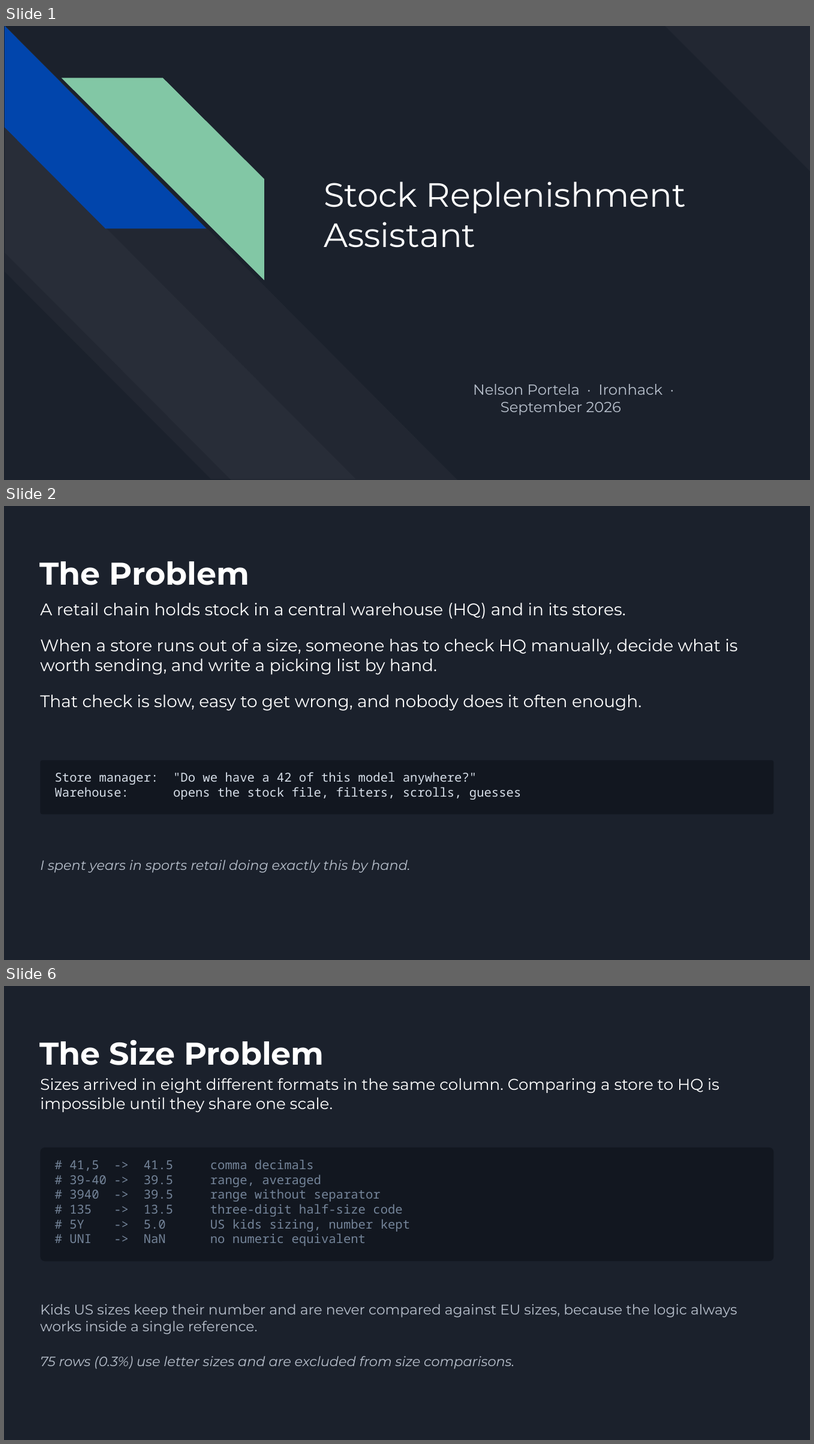
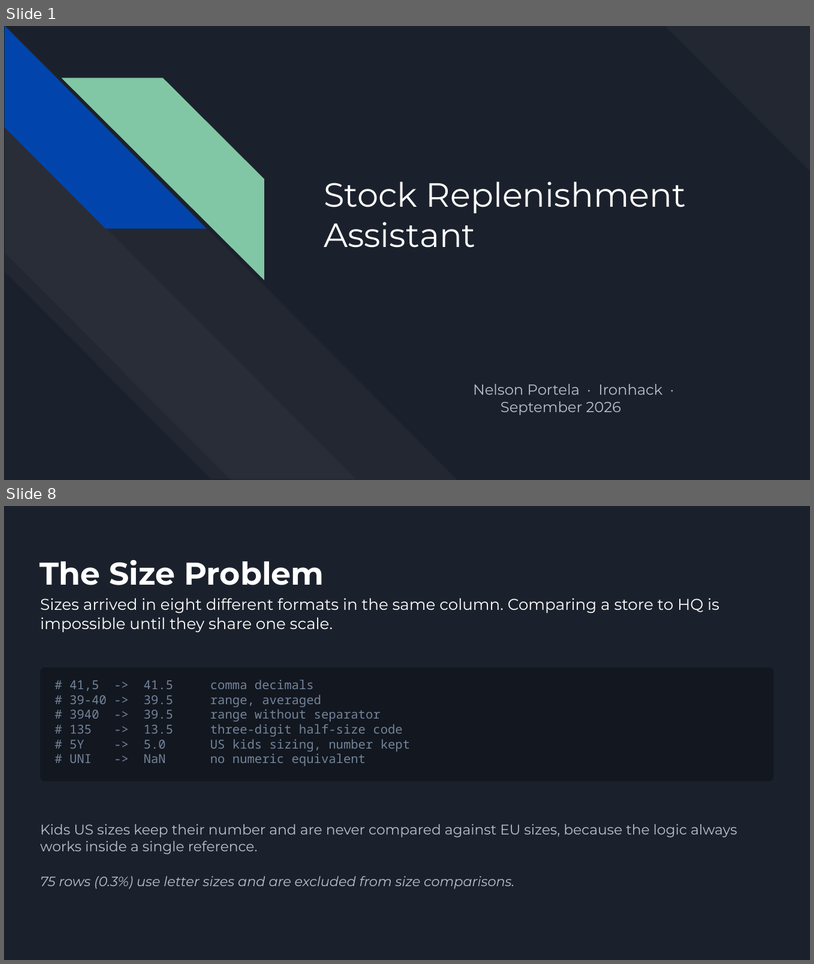
Before and after one commit to nelsonp55/stock-replenishment-assistant, a slide deck: presentation/presentation.pptx. Shown one above the other, each under a label of ours: slides 1, 2 and 6 before the commit, slides 1 and 8 after it; the slides between them are not shown. The pictures are 814x1444 and 814x964 pixels, drawn with LibreOffice and Linux fonts; fonts in the diff are those of the drawing. Boxes give left, top, right and bottom in pixels: in the first picture for what was removed or moved away, otherwise in the second. Text is boxed around its words. In the diff, an @@ line names an element or a change of style, - is before the commit and + after.

```diff
--- a/presentation/presentation.pptx
+++ b/presentation/presentation.pptx
@@ slide 2 removed at [4, 506, 810, 960], background #1B212C @@
@@ title removed at [39, 561, 249, 585] @@
-The Problem
@@ text removed at [40, 603, 738, 711] @@
-A retail chain holds stock in a central warehouse (HQ) and in its stores.
-When a store runs out of a size, someone has to check HQ manually, decide what is worth sending, and write a picking list by hand.
-That check is slow, easy to get wrong, and nobody does it often enough.
@@ rounded rectangle removed at [40, 760, 774, 814] @@
@@ text removed at [55, 772, 521, 799] @@
-Store manager: "Do we have a 42 of this model anywhere?"
-Warehouse: opens the stock file, filters, scrolls, guesses
@@ text removed at [40, 859, 410, 873] @@
-I spent years in sports retail doing exactly this by hand.
@@ what was slide 6 is now slide 8 @@
```
Also in this commit, not shown: 8 slides changed, 5 slides added, 2 other slides removed, 5 other files.
